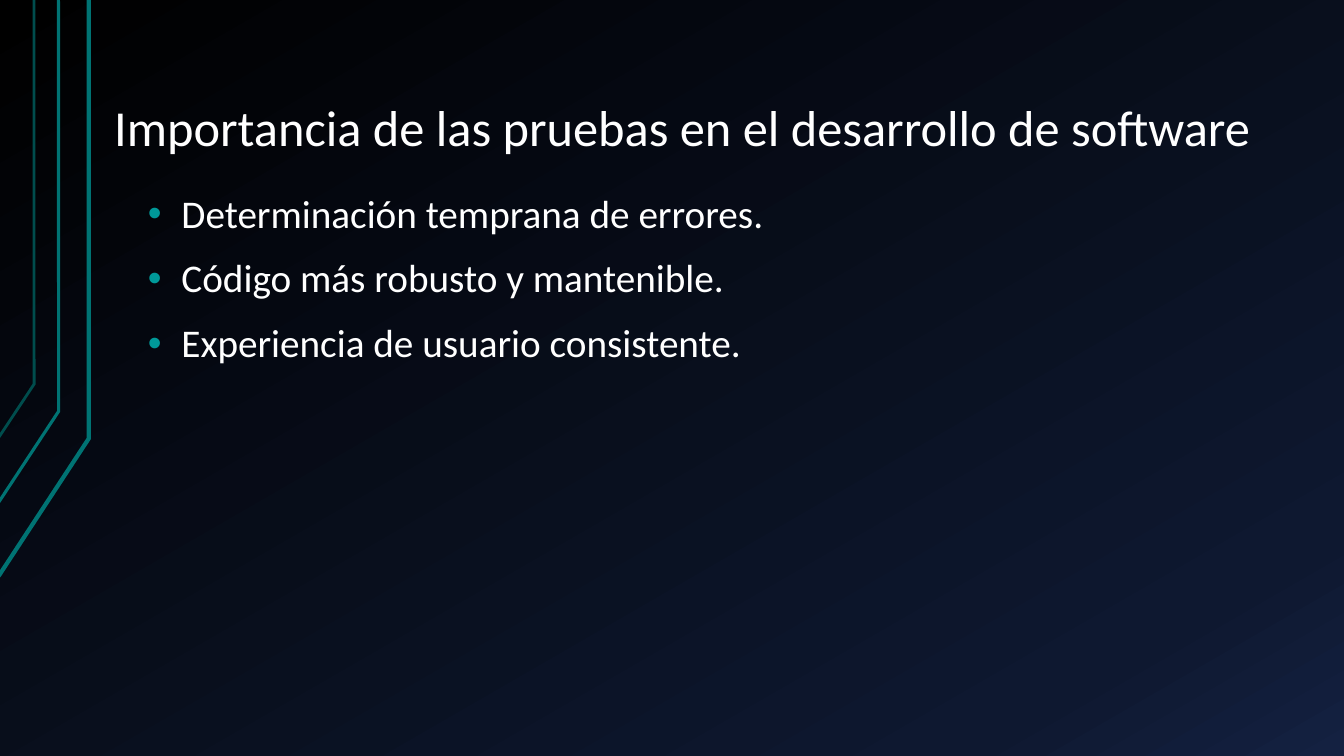
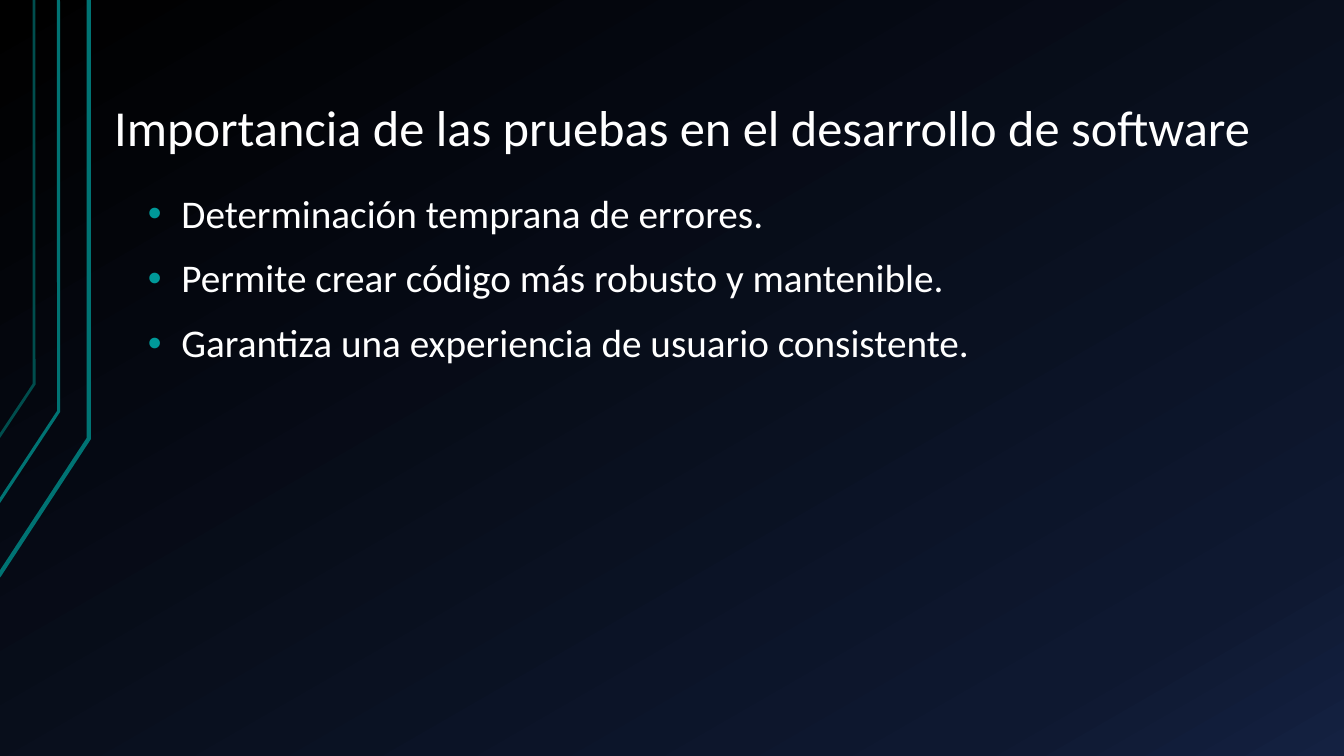
Before and after one commit to GusGiam01/TP-Desarrollo-Software, a slide deck: slide 3 of App POC/Documentacion/TestingLibrary-Presentacion.pptx. Drawn at 1344x756 pixels with LibreOffice and Linux fonts; fonts in the diff are those of the drawing. Boxes give left, top, right and bottom in pixels: in the first picture for what was removed or moved away, otherwise in the second. Text is boxed around its words. In the diff, an @@ line names an element or a change of style, - is before the commit and + after.

```diff
--- a/App POC/Documentacion/TestingLibrary-Presentacion.pptx
+++ b/App POC/Documentacion/TestingLibrary-Presentacion.pptx
@@ text at (181, 264, 969, 364): text changed @@
-• Código más robusto y mantenible.
-• Experiencia de usuario consistente.
+• Permite crear código más robusto y mantenible.
+• Garantiza una experiencia de usuario consistente.
```
Also in this commit, not shown: 1 other slide changed.
